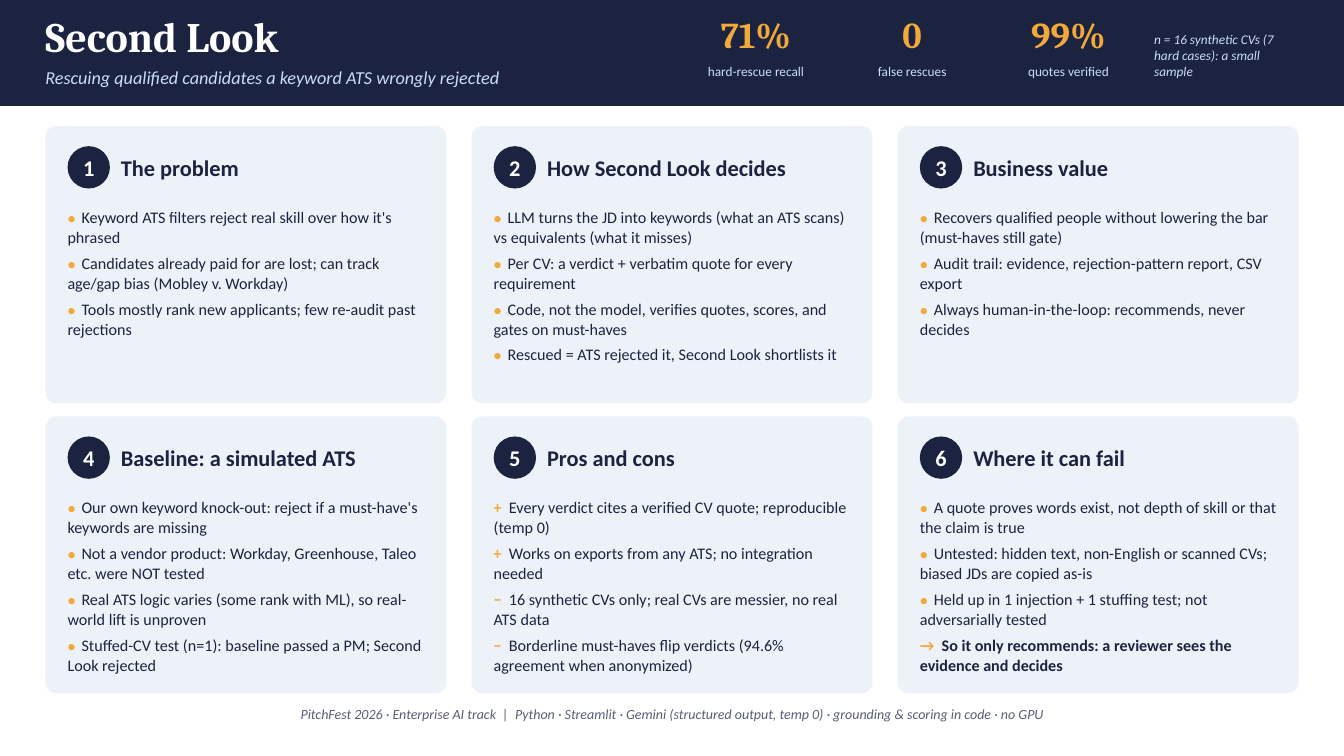
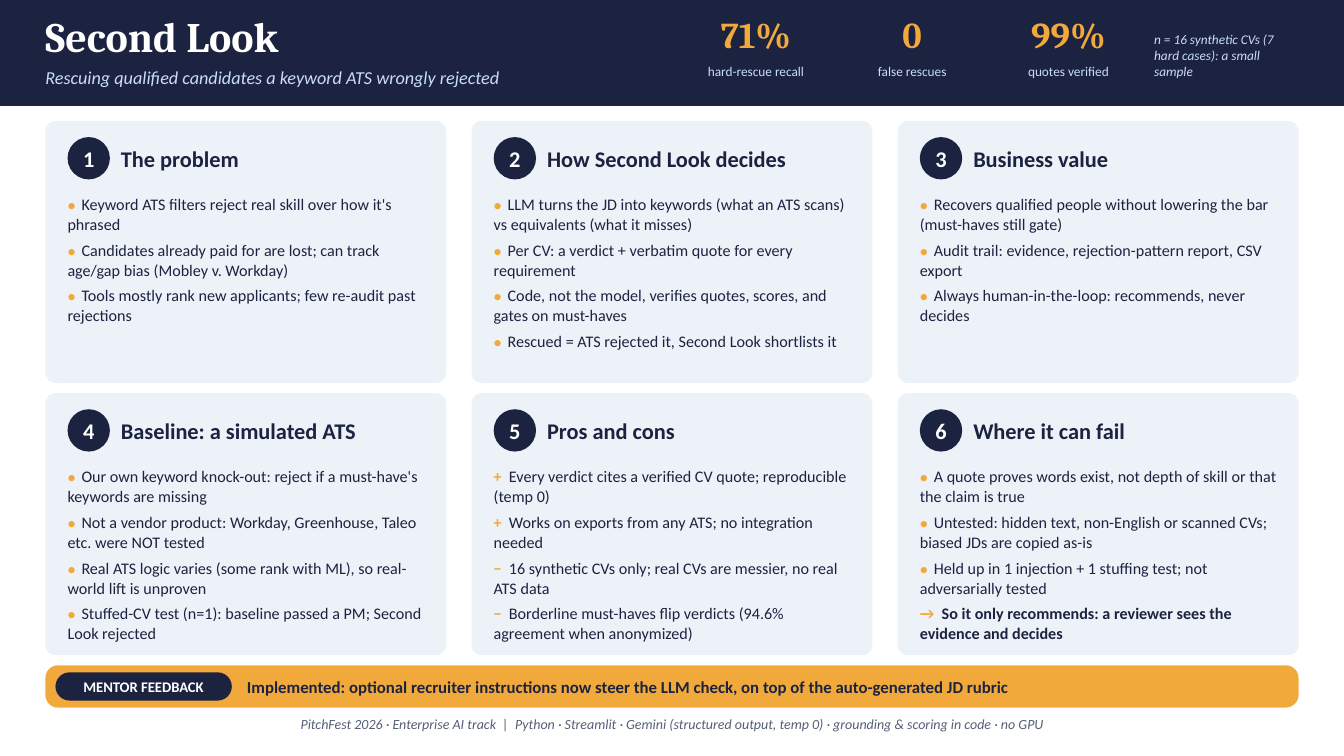
Before and after one commit to zollyzeus/PitchFestBuild, a slide deck: slide 1 of Second_Look_One_Pager.pptx. Drawn at 1344x756 pixels with LibreOffice and Linux fonts; fonts in the diff are those of the drawing. Boxes give left, top, right and bottom in pixels: in the first picture for what was removed or moved away, otherwise in the second. Text is boxed around its words. In the diff, an @@ line names an element or a change of style, - is before the commit and + after.

```diff
--- a/Second_Look_One_Pager.pptx
+++ b/Second_Look_One_Pager.pptx
@@ rounded rectangle resized from (x1=45, y1=126, x2=447, y2=403) to (x1=45, y1=121, x2=447, y2=383) @@
@@ rounded rectangle resized from (x1=472, y1=126, x2=873, y2=403) to (x1=472, y1=121, x2=873, y2=383) @@
@@ rounded rectangle resized from (x1=898, y1=126, x2=1300, y2=403) to (x1=898, y1=121, x2=1300, y2=383) @@
@@ 3 ellipses, 3 texts moved together from (x1=68, y1=146, x2=1108, y2=189) to (x1=68, y1=137, x2=1108, y2=179) @@
@@ text "● Keyword ATS filters reject ..." moved from (x1=68, y1=212, x2=416, y2=338) to (x1=68, y1=199, x2=416, y2=324) @@
@@ text "● LLM turns the JD ..." moved from (x1=494, y1=211, x2=844, y2=363) to (x1=494, y1=198, x2=844, y2=350) @@
@@ text "● Recovers qualified people without ..." moved from (x1=920, y1=212, x2=1269, y2=335) to (x1=920, y1=199, x2=1269, y2=321) @@
@@ rounded rectangle resized from (x1=45, y1=416, x2=447, y2=694) to (x1=45, y1=393, x2=447, y2=655) @@
@@ rounded rectangle resized from (x1=472, y1=416, x2=873, y2=694) to (x1=472, y1=393, x2=873, y2=655) @@
@@ rounded rectangle resized from (x1=898, y1=416, x2=1300, y2=694) to (x1=898, y1=393, x2=1300, y2=655) @@
@@ 3 ellipses, 3 texts moved together from (x1=68, y1=437, x2=1125, y2=479) to (x1=68, y1=409, x2=1125, y2=452) @@
@@ text "● Our own keyword knock-out: ..." moved from (x1=68, y1=502, x2=422, y2=674) to (x1=68, y1=471, x2=422, y2=642) @@
@@ text "+ Every verdict cites a ..." moved from (x1=494, y1=502, x2=846, y2=674) to (x1=494, y1=471, x2=846, y2=642) @@
@@ text "● A quote proves words ..." moved from (x1=920, y1=502, x2=1276, y2=671) to (x1=920, y1=471, x2=1276, y2=639) @@
@@ rounded rectangle added at (x1=45, y1=665, x2=1299, y2=708), fill #F2A93B @@
@@ rounded rectangle added at (x1=55, y1=673, x2=232, y2=701), fill #1B2340, 10.5 pt, text #FFFFFF, bold @@
+MENTOR FEEDBACK
@@ text added at (x1=247, y1=681, x2=1008, y2=696), 12 pt, text #1B2340, bold @@
+Implemented: optional recruiter instructions now steer the LLM check, on top of the auto-generated JD rubric
@@ text "PitchFest 2026 · Enterprise AI ..." moved from (x1=301, y1=709, x2=1043, y2=722) to (x1=301, y1=719, x2=1043, y2=732) @@
```
Also in this commit, not shown: 5 other files.
